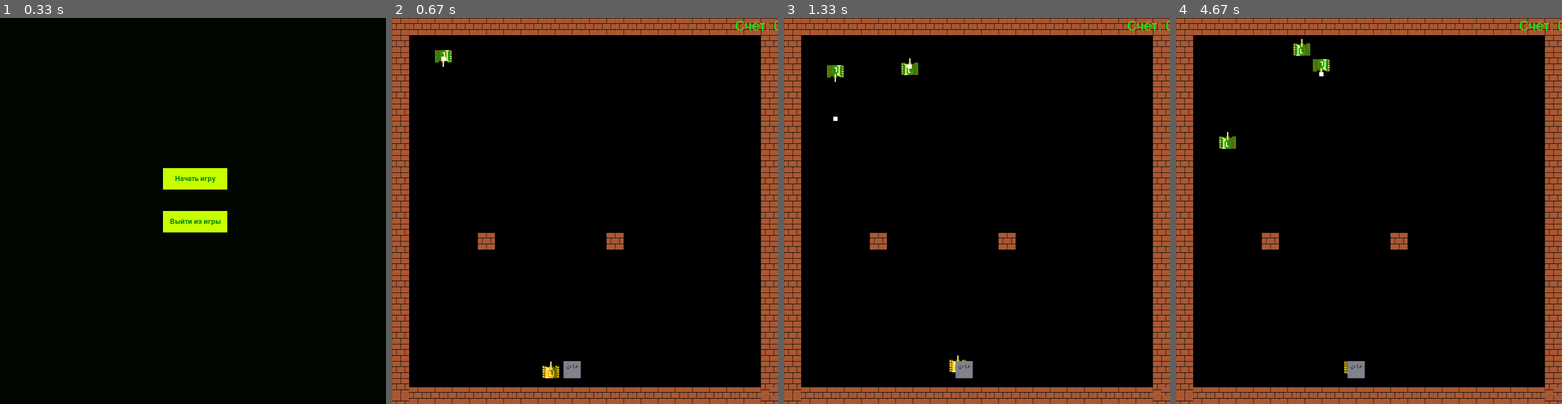
Above: before the commit, frames 1-4 (left to right).
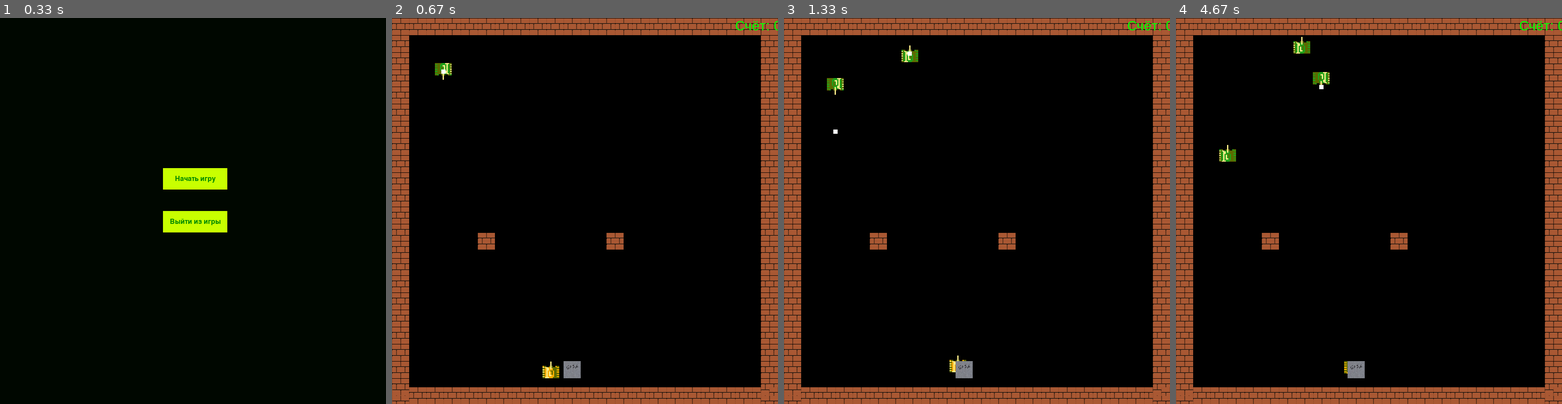
Above: after the commit, the same moments.

Repository: flitme/pygame
Game: pygame game, started from main.py
Two runs of this game, one before a commit and one after it. Both use one fixed random seed, a clock stepped at 60 frames per second and the inputs below.
Inputs:
- Up to frame 1 (0.33 s): no input
- Up to frame 2 (0.67 s): click "Начать игру" at 0.43 s
- Up to frame 3 (1.33 s): hold Right 0.67-1.13 s; hold Up from 1.17 s (still down)
- Up to frame 4 (4.67 s): release Up at 1.47 s; hold Right 1.5-1.97 s; hold Left 2-2.53 s; hold Down 2.57-2.87 s; hold Left 2.9-3.3 s; hold Up 3.33-3.7 s; hold Right 3.73-4.37 s; hold Down from 4.4 s (still down)

Frame 1 is identical in both runs. In frame 2, 0.3% of the frame differs, in the area x 11-16%, y 8-16%; in frame 3, 0.6%; in frame 4, 0.6%, in the area x 11-40%, y 4-38%.

Commit message:
привёл в нормальный вид логику движения танков и проверку наезда на стену

Diff:
--- a/enemy.py
+++ b/enemy.py
@@ -13,54 +13,60 @@
         self.image = pygame.transform.scale(self.image, (40, 40))
         self.image_rotated = self.image
         self.old_direction = 'UP'
-        self.direction = 'RIGHT'
         self.start_time_direction = 1
         self.start_time_bullet = 1
         self.angle = 0
         self.rect = self.image.get_rect()
         self.HP = 2
+
+
+
+
+
+
+# Тут пока что останется старый функционал
     # def draw(self, screen):
     #     self.rect  = pygame.Rect(self.x, self.y, 40, 40)
     #     screen.blit(self.image_rotated, self.rect)
-    def move(self, direction, wall_list):
-        self.direction = direction
-        if self.direction == 'UP':
-            self.y -= self.speed
-            if self.old_direction != direction:
-                self.angle = 0
-                self.image_rotated = pygame.transform.rotate(self.image, self.angle)
-                self.old_direction = direction
-            index = self.rect.collidelist(wall_list)
-            if index != -1:
-                wall = wall_list[index]
-                self.y += (20 + 10)
-        if self.direction == 'DOWN':
-            self.y += self.speed
-            if self.old_direction != direction:
-                self.angle = 180
-                self.image_rotated = pygame.transform.rotate(self.image, self.angle)
-                self.old_direction = direction
-            index = self.rect.collidelist(wall_list)
-            if index != -1:
-                wall = wall_list[index]
-                self.y -= (20 + 10)
-        if self.direction == 'LEFT':
-            self.x -= self.speed
-            if self.old_direction != direction:
-                self.angle = 90
-                self.image_rotated = pygame.transform.rotate(self.image, self.angle)
-                self.old_direction = direction
-            index = self.rect.collidelist(wall_list)
-            if index != -1:
-                wall = wall_list[index]
-                self.x += (20 + 10)
-        if self.direction == 'RIGHT':
-            self.x += self.speed
-            if self.old_direction != direction:
-                self.angle = 270
-                self.image_rotated = pygame.transform.rotate(self.image, self.angle)
-                self.old_direction = direction
-            index = self.rect.collidelist(wall_list)
-            if index != -1:
-                wall = wall_list[index]
-                self.x -= (20 + 10)
+    # def move(self, direction, wall_list):
+    #     self.direction = direction
+    #     if self.direction == 'UP':
+    #         self.y -= self.speed
+    #         if self.old_direction != direction:
+    #             self.angle = 0
+    #             self.image_rotated = pygame.transform.rotate(self.image, self.angle)
+    #             self.old_direction = direction
+    #         index = self.rect.collidelist(wall_list)
+    #         if index != -1:
+    #             wall = wall_list[index]
+    #             self.y += (20 + 10)
+    #     if self.direction == 'DOWN':
+    #         self.y += self.speed
+    #         if self.old_direction != direction:
+    #             self.angle = 180
+    #             self.image_rotated = pygame.transform.rotate(self.image, self.angle)
+    #             self.old_direction = direction
+    #         index = self.rect.collidelist(wall_list)
+    #         if index != -1:
+    #             wall = wall_list[index]
+    #             self.y -= (20 + 10)
+    #     if self.direction == 'LEFT':
+    #         self.x -= self.speed
+    #         if self.old_direction != direction:
+    #             self.angle = 90
+    #             self.image_rotated = pygame.transform.rotate(self.image, self.angle)
+    #             self.old_direction = direction
+    #         index = self.rect.collidelist(wall_list)
+    #         if index != -1:
+    #             wall = wall_list[index]
+    #             self.x += (20 + 10)
+    #     if self.direction == 'RIGHT':
+    #         self.x += self.speed
+    #         if self.old_direction != direction:
+    #             self.angle = 270
+    #             self.image_rotated = pygame.transform.rotate(self.image, self.angle)
+    #             self.old_direction = direction
+    #         index = self.rect.collidelist(wall_list)
+    #         if index != -1:
+    #             wall = wall_list[index]
+    #             self.x -= (20 + 10)
--- a/main.py
+++ b/main.py
@@ -126,7 +126,7 @@
                 enemy.start_time_direction = time.monotonic()
                 enemy.move(random.choice(direction_list), wall_list)
             else:
-                enemy.move(enemy.direction, wall_list)
+                enemy.move(enemy.old_direction, wall_list)
             if time.monotonic() - enemy.start_time_bullet >= 5:
                  enemy.start_time_bullet = time.monotonic()
                  bullet_list_mob.append(Bullet(enemy.x + 15, enemy.y + 15, enemy.old_direction))
@@ -188,7 +188,5 @@
 
 
 
-
-
 if __name__ == '__main__':
     menu()
--- a/tank.py
+++ b/tank.py
@@ -20,43 +20,70 @@
         self.rect  = pygame.Rect(self.x, self.y, 40, 40)
         screen.blit(self.image_rotated, self.rect)
     def move(self, direction, wall_list):
-        if direction == 'UP':
-            if self.old_direction != direction:
-                self.angle = 0
-                self.image_rotated = pygame.transform.rotate(self.image, self.angle)
-                self.old_direction = direction
-            index = self.rect.collidelist(wall_list)
-            if index != -1:
-                wall = wall_list[index]
-                self.y += (SPEED + 7)
-            self.y -= self.speed
-        if direction == 'DOWN':
-            if self.old_direction != direction:
-                self.angle = 180
-                self.image_rotated = pygame.transform.rotate(self.image, self.angle)
-                self.old_direction = direction
-            index = self.rect.collidelist(wall_list)
-            if index != -1:
-                wall = wall_list[index]
-                self.y -= (SPEED + 7)
-            self.y += self.speed
-        if direction == 'LEFT':
-            if self.old_direction != direction:
-                self.angle = 90
-                self.image_rotated = pygame.transform.rotate(self.image, self.angle)
-                self.old_direction = direction
-            index = self.rect.collidelist(wall_list)
-            if index != -1:
-                wall = wall_list[index]
-                self.x += (SPEED + 7)
-            self.x -= self.speed
-        if direction == 'RIGHT':
-            if self.old_direction != direction:
-                self.angle = 270
-                self.image_rotated = pygame.transform.rotate(self.image, self.angle)
-                self.old_direction = direction
-            index = self.rect.collidelist(wall_list)
-            if index != -1:
-                wall = wall_list[index]
-                self.x -= (SPEED + 7)
-            self.x += self.speed
+        d = {
+            'UP': (0, -self.speed, 0),
+            'DOWN': (0, self.speed, 180),
+            'LEFT': (-self.speed, 0, 90),
+            'RIGHT': (self.speed, 0, 270)
+        }
+        if self.old_direction != direction:
+            self.angle = d[direction][2]
+            self.image_rotated = pygame.transform.rotate(self.image, self.angle)
+            self.old_direction = direction
+
+        new_x = self.x + d[direction][0]
+        new_y = self.y + d[direction][1]
+
+        old_x, old_y = self.x, self.y
+
+        self.x, self.y = new_x, new_y
+        self.rect.topleft = (self.x, self.y)
+
+        if self.rect.collidelist(wall_list) != -1:
+            self.x, self.y = old_x, old_y
+            self.rect.topleft = (self.x, self.y)
+
+
+
+
+# Тут пока что останется старый функционал
+        # if direction == 'UP':
+        #     if self.old_direction != direction:
+        #         self.angle = 0
+        #         self.image_rotated = pygame.transform.rotate(self.image, self.angle)
+        #         self.old_direction = direction
+        #     index = self.rect.collidelist(wall_list)
+        #     if index != -1:
+        #         wall = wall_list[index]
+        #         self.y += (SPEED + 7)
+        #     self.y -= self.speed
+        # if direction == 'DOWN':
+        #     if self.old_direction != direction:
+        #         self.angle = 180
+        #         self.image_rotated = pygame.transform.rotate(self.image, self.angle)
+        #         self.old_direction = direction
+        #     index = self.rect.collidelist(wall_list)
+        #     if index != -1:
+        #         wall = wall_list[index]
+        #         self.y -= (SPEED + 7)
+        #     self.y += self.speed
+        # if direction == 'LEFT':
+        #     if self.old_direction != direction:
+        #         self.angle = 90
+        #         self.image_rotated = pygame.transform.rotate(self.image, self.angle)
+        #         self.old_direction = direction
+        #     index = self.rect.collidelist(wall_list)
+        #     if index != -1:
+        #         wall = wall_list[index]
+        #         self.x += (SPEED + 7)
+        #     self.x -= self.speed
+        # if direction == 'RIGHT':
+        #     if self.old_direction != direction:
+        #         self.angle = 270
+        #         self.image_rotated = pygame.transform.rotate(self.image, self.angle)
+        #         self.old_direction = direction
+        #     index = self.rect.collidelist(wall_list)
+        #     if index != -1:
+        #         wall = wall_list[index]
+        #         self.x -= (SPEED + 7)
+        #     self.x += self.speed
